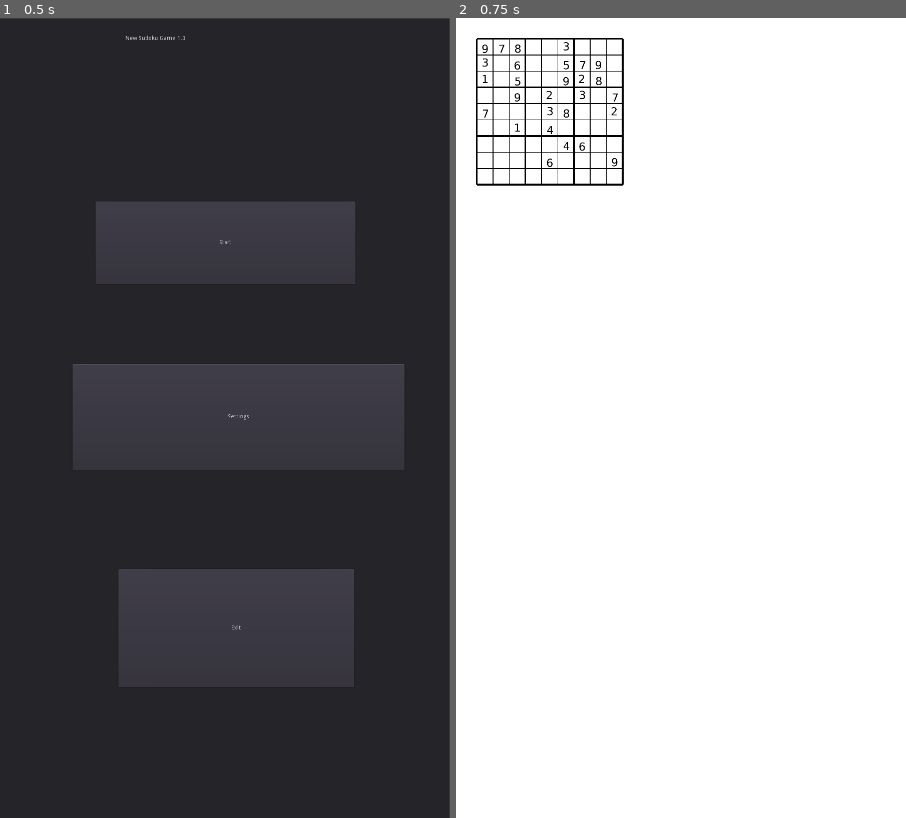
Above: before the commit, frames 1-2 (left to right).
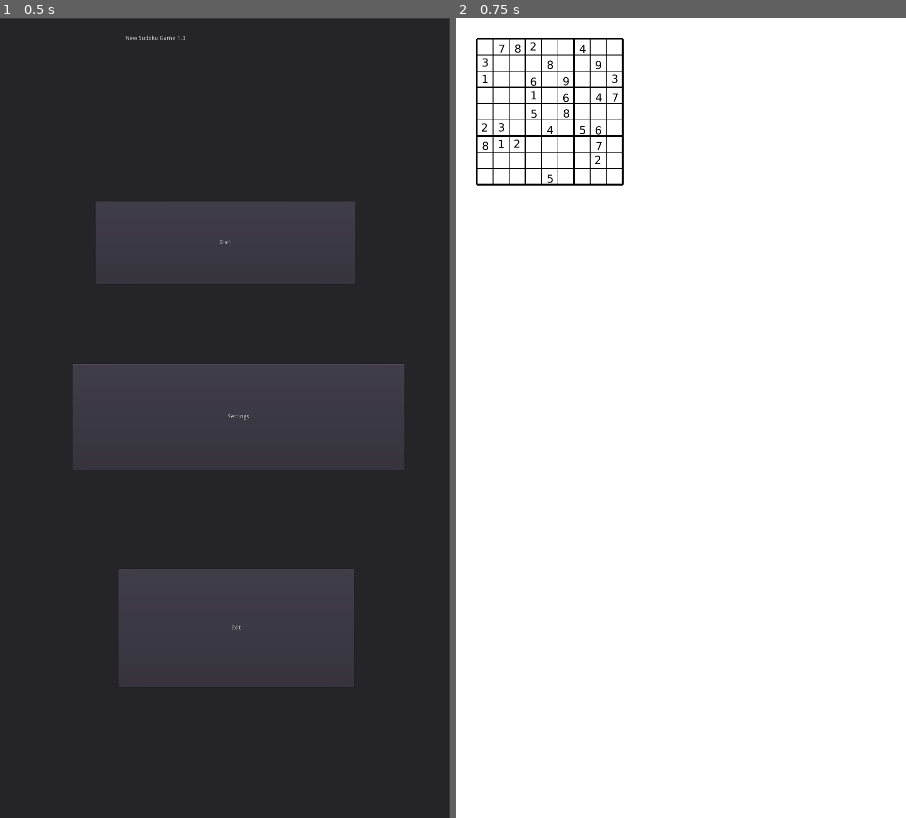
Above: after the commit, the same moments.

Repository: UnrealisticDino/sudoku
Game: Godot game, scene res://Scenes/MainMenu.tscn
The game is run twice, just before and just after one commit, with the same random seed, the same clock (stepped at 60 frames per second) and the same inputs.
Inputs:
- Up to frame 1 (0.5 s): no input
- Up to frame 2 (0.75 s): click "Start" at 0.5 s

Frame 1 is identical in both runs. In frame 2, 0.3% of the frame differs, in the area x 5-36%, y 3-21%.

Commit message:
rework puzzle generation pt 6.3 and grid lines

Diff:
--- a/Scenes/DrawGrid.gd
+++ b/Scenes/DrawGrid.gd
@@ -91,6 +91,22 @@
 	self.update()
 
 func _draw():
+	# Highlight the selected cell
+	if selected_cell != Vector2(-1, -1):
+		var cell_pos = Vector2(start_x + selected_cell.y * scaled_cell_size, start_y + selected_cell.x * scaled_cell_size)
+		draw_rect(Rect2(cell_pos, Vector2(scaled_cell_size, scaled_cell_size)), selected_cell_color)
+
+	# Highlight all selected cells
+	for cell in selected_cells:
+		var cell_pos = Vector2(start_x + cell.y * scaled_cell_size, start_y + cell.x * scaled_cell_size)
+		draw_rect(Rect2(cell_pos, Vector2(scaled_cell_size, scaled_cell_size)), selected_cell_color)
+
+	# Highlight all identical digits if the setting is turned on
+	if Global.highlight_identical_digits:
+		for cell in highlighted_cells:
+			var cell_pos = Vector2(start_x + cell.y * scaled_cell_size, start_y + cell.x * scaled_cell_size)
+			draw_rect(Rect2(cell_pos, Vector2(scaled_cell_size, scaled_cell_size)), identical_digits_color)
+
 	# Drawing grid lines
 	for i in range(grid_size + 1):
 		var start_point = Vector2(start_x + i * scaled_cell_size, start_y)
@@ -104,23 +120,7 @@
 		if i % 3 == 0:
 			draw_line(start_point, end_point, grid_color, 4)
 
-	# Highlight the selected cell (New Feature)
-	if selected_cell != Vector2(-1, -1):
-		var cell_pos = Vector2(start_x + selected_cell.y * scaled_cell_size, start_y + selected_cell.x * scaled_cell_size)
-		draw_rect(Rect2(cell_pos, Vector2(scaled_cell_size, scaled_cell_size)), selected_cell_color)
-
-	# Highlight all selected cells
-	for cell in selected_cells:
-		var cell_pos = Vector2(start_x + cell.y * scaled_cell_size, start_y + cell.x * scaled_cell_size)
-		draw_rect(Rect2(cell_pos, Vector2(scaled_cell_size, scaled_cell_size)), selected_cell_color)
-
-	# Highlight all identical digits if the setting is turned on
-	if Global.highlight_identical_digits:
-		for cell in highlighted_cells:
-			var cell_pos = Vector2(start_x + cell.y * scaled_cell_size, start_y + cell.x * scaled_cell_size)
-			draw_rect(Rect2(cell_pos, Vector2(scaled_cell_size, scaled_cell_size)), identical_digits_color)
-
-	# Draw cells and penciled digits (New Feature)
+	# Draw cells and penciled digits
 	for i in range(grid_size):
 		for j in range(grid_size):
 			var cell_name = "cell_" + str(i) + "_" + str(j)
--- a/Scenes/PuzzleGenerator.gd
+++ b/Scenes/PuzzleGenerator.gd
@@ -16,11 +16,21 @@
 func generate_puzzle(filled_sudoku_original):
 	var filled_sudoku = deep_copy_2d_array(filled_sudoku_original)
 	var puzzle = deep_copy_2d_array(filled_sudoku)
-	var attempts = 0
+	var GRID_SIZE = 9  # Assuming a 9x9 grid
 
-	while attempts < 100:  # You can adjust the number of attempts
-		var row = randi() % GRID_SIZE
-		var col = randi() % GRID_SIZE
+	# Create a list of all cell coordinates
+	var all_cells = []
+	for row in range(GRID_SIZE):
+		for col in range(GRID_SIZE):
+			all_cells.append({"row": row, "col": col})
+
+	# Shuffle the list to randomize the order
+	all_cells.shuffle()
+
+	# Iterate over each cell in the shuffled list
+	for cell in all_cells:
+		var row = cell["row"]
+		var col = cell["col"]
 
 		# Skip if the cell is already empty
 		if puzzle[row][col] == 0:
@@ -36,7 +46,6 @@
 		# Restore the cell value if the puzzle is not valid
 		if not is_valid:
 			puzzle[row][col] = backup
-		attempts += 1
 
 	# Send the finished puzzle using send_grid function
 	send_grid(puzzle)
--- a/Scenes/SudokuSolver.gd
+++ b/Scenes/SudokuSolver.gd
@@ -1,21 +1,20 @@
-#SudokuSolver
+# SudokuSolver
 extends Node
 var difficulty = "Easy"
-
 var config = ConfigFile.new()
+var move_details = []  # Data structure to keep track of the moves made
 
 func load_settings():
-	# Load settings from the config file
 	var err = config.load("user://settings.cfg")
 	if err == OK:
-		difficulty = config.get_value("difficulty", "selected", "Easy")  # Default to "Easy" if not found
-
-# Implement human-viable techniques for solving Sudoku
+		difficulty = config.get_value("difficulty", "selected", "Easy")
+
 func solve(puzzle, filled_sudoku):
 	load_settings()
-
+	move_details.clear()
+
+	# Allowed techniques depending on the difficulty
 	var allowed_techniques = []
-
 	match difficulty:
 		"Easy":
 			allowed_techniques = ["use_full_house", "use_naked_singles", "use_hidden_singles"]
@@ -23,18 +22,18 @@
 			allowed_techniques = ["use_full_house", "use_naked_singles", "use_hidden_singles", "use_naked_pairs", "use_hidden_pairs", "use_naked_triples", "use_hidden_triples", "use_naked_quads", "use_hidden_quads"]
 		"Hard":
 			allowed_techniques = ["use_full_house", "use_naked_singles", "use_hidden_singles", "use_naked_quads", "use_hidden_quads", "use_pointing_pairs", "use_pointing_triples"]
-	# Solve the puzzle using only the allowed techniques
+
+	# Solve the puzzle using the allowed techniques
 	var solved_puzzle = solve_with_techniques(puzzle, allowed_techniques)
 
-	# Check if the solved puzzle matches the original filled grid
 	if solved_puzzle == filled_sudoku:
+		print_moves_made()
 		return true
 	else:
 		return false
 
 func solve_with_techniques(puzzle, techniques):
 	var is_solved = false
-
 	while not is_solved:
 		var made_move = false
 		for technique in techniques:
@@ -49,10 +48,25 @@
 				# ... (other techniques)
 
 		if not made_move:
-			break  # No more moves can be made, exit the loop
+			break
 		is_solved = check_if_solved(puzzle)
 	return puzzle
 
+# Prints the moves made and the eliminated values to a file
+func print_moves_made():
+	var file = File.new()
+	file.open("res://Moves_Made/moves.txt", File.WRITE)
+
+	file.store_string("Moves made:\n")
+	for move in move_details:
+		file.store_string("Row: %d, Col: %d, Value: %d, Technique: %s\n" % [move["row"], move["col"], move["value"], move["technique"]])
+
+		if move.has("eliminated_values"):
+			file.store_string("Eliminated values: %s\n" % [str(move["eliminated_values"])])
+
+	file.close()
+
+# Checks if the puzzle is solved
 func check_if_solved(puzzle):
 	for row in puzzle:
 		for cell in row:
@@ -60,80 +74,100 @@
 				return false
 	return true
 
+# Full House technique
 func use_full_house(puzzle):
 	for i in range(9):
 		for j in range(9):
 			if puzzle[i][j] == 0:
 				var possible_values = [1, 2, 3, 4, 5, 6, 7, 8, 9]
+				var eliminated_values = {}
+
+				# Check row and column
 				for x in range(9):
 					if puzzle[i][x] in possible_values:
+						eliminated_values[puzzle[i][x]] = "Exists in row"
 						possible_values.erase(puzzle[i][x])
 					if puzzle[x][j] in possible_values:
+						eliminated_values[puzzle[x][j]] = "Exists in column"
 						possible_values.erase(puzzle[x][j])
-				var box_row = i - i % 3
-				var box_col = j - j % 3
-				for x in range(box_row, box_row + 3):
-					for y in range(box_col, box_col + 3):
+
+				# Check 3x3 block
+				var block_row = i / 3 * 3
+				var block_col = j / 3 * 3
+				for x in range(block_row, block_row + 3):
+					for y in range(block_col, block_col + 3):
 						if puzzle[x][y] in possible_values:
+							eliminated_values[puzzle[x][y]] = "Exists in block"
 							possible_values.erase(puzzle[x][y])
+
+				# If only one possible value, it's a full house
 				if possible_values.size() == 1:
 					puzzle[i][j] = possible_values[0]
+					move_details.append({"row": i, "col": j, "value": possible_values[0], "technique": "Full House", "eliminated_values": eliminated_values})
 					return true
 	return false
 
+# Naked Single technique
 func use_naked_singles(puzzle):
 	for i in range(9):
 		for j in range(9):
 			if puzzle[i][j] == 0:
 				var possible_values = [1, 2, 3, 4, 5, 6, 7, 8, 9]
+				var eliminated_values = {}
+
 				for x in range(9):
 					if puzzle[i][x] in possible_values:
+						eliminated_values[puzzle[i][x]] = "Exists in row"
 						possible_values.erase(puzzle[i][x])
 					if puzzle[x][j] in possible_values:
+						eliminated_values[puzzle[x][j]] = "Exists in column"
 						possible_values.erase(puzzle[x][j])
-				var box_row = i - i % 3
-				var box_col = j - j % 3
-				for x in range(box_row, box_row + 3):
-					for y in range(box_col, box_col + 3):
-						if puzzle[x][y] in possible_values:
-							possible_values.erase(puzzle[x][y])
+
 				if possible_values.size() == 1:
 					puzzle[i][j] = possible_values[0]
+					move_details.append({"row": i, "col": j, "value": possible_values[0], "technique": "Naked Single", "eliminated_values": eliminated_values})
 					return true
 	return false
 
+# Hidden Single technique
 func use_hidden_singles(puzzle):
 	for i in range(9):
 		for j in range(9):
 			if puzzle[i][j] == 0:
 				var possible_values = [1, 2, 3, 4, 5, 6, 7, 8, 9]
+				var eliminated_values = {}  # Added this dictionary to track eliminated values
+
+				# Check row and column
 				for x in range(9):
 					if puzzle[i][x] in possible_values:
+						# Removing values that are already in the row
+						eliminated_values[puzzle[i][x]] = "Exists in row"
 						possible_values.erase(puzzle[i][x])
 					if puzzle[x][j] in possible_values:
+						# Removing values that are already in the column
+						eliminated_values[puzzle[x][j]] = "Exists in column"
 						possible_values.erase(puzzle[x][j])
-				var box_row = i - i % 3
-				var box_col = j - j % 3
-				for x in range(box_row, box_row + 3):
-					for y in range(box_col, box_col + 3):
+
+				# Check block
+				var block_row = i / 3 * 3
+				var block_col = j / 3 * 3
+				for x in range(block_row, block_row + 3):
+					for y in range(block_col, block_col + 3):
 						if puzzle[x][y] in possible_values:
+							eliminated_values[puzzle[x][y]] = "Exists in block"
 							possible_values.erase(puzzle[x][y])
-				for value in possible_values:
-					var count_row = 0
-					var count_col = 0
-					var count_box = 0
-					for x in range(9):
-						if puzzle[i][x] == value:
-							count_row += 1
-						if puzzle[x][j] == value:
-							count_col += 1
-					for x in range(box_row, box_row + 3):
-						for y in range(box_col, box_col + 3):
-							if puzzle[x][y] == value:
-								count_box += 1
-					if count_row == 0 and count_col == 0 and count_box == 0:
-						puzzle[i][j] = value
-						return true
+
+				# If only one possible value remains, it's a Hidden Single
+				if possible_values.size() == 1:
+					puzzle[i][j] = possible_values[0]
+					move_details.append({
+						"row": i,
+						"col": j,
+						"value": possible_values[0],
+						"technique": "Hidden Single",
+						"eliminated_values": eliminated_values  # Record the eliminated values
+					})
+					return true
 	return false
 
 #Needed
Not shown, added: Moves_Made/moves.txt
